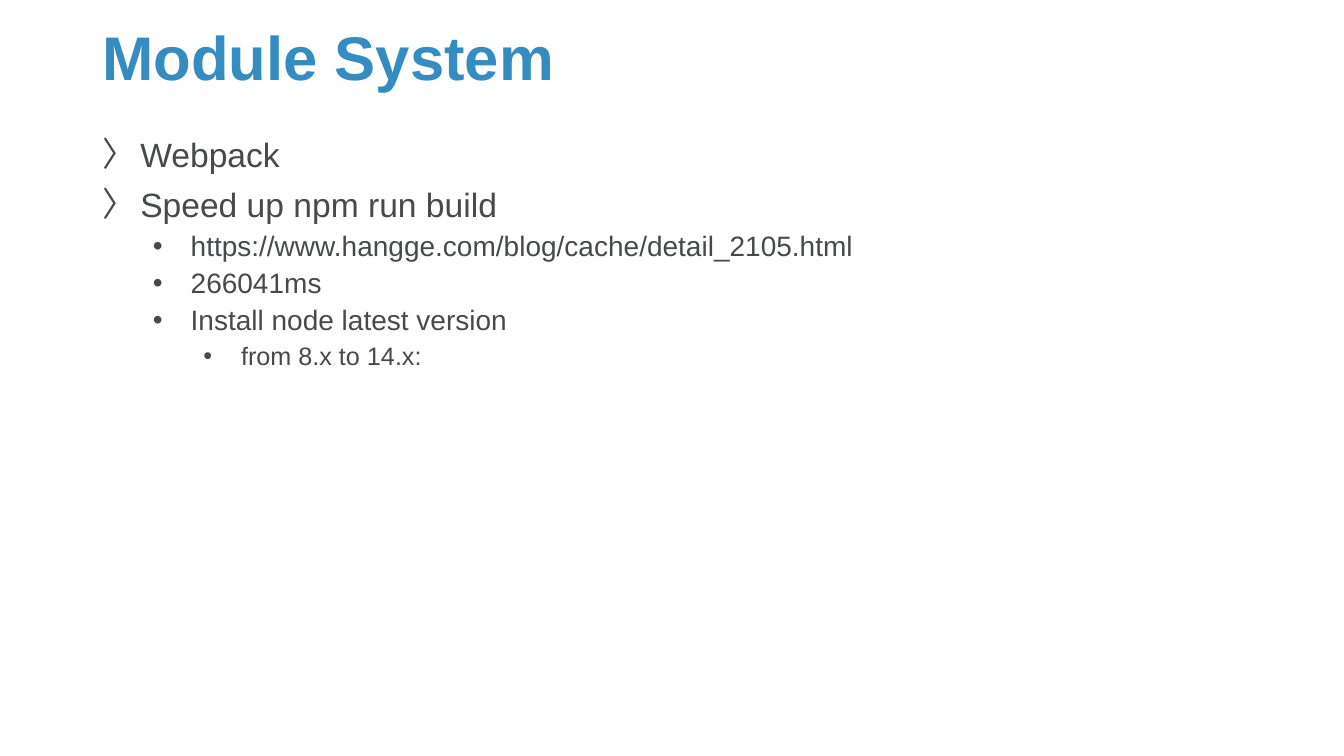
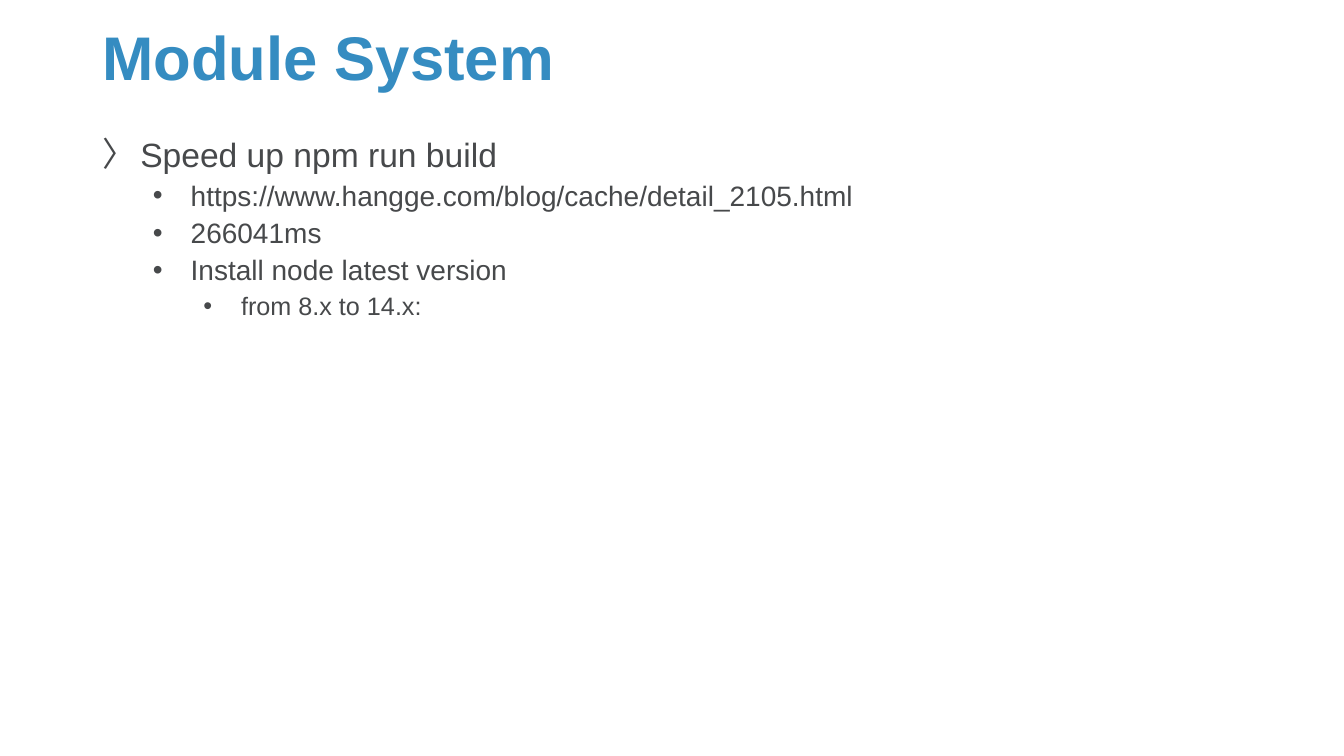
Before and after one commit to Sparks-Lu/TechNotes, a slide deck: slide 23 of Web/Vue-Notes.pptx (slide 22 before the commit). Drawn at 1344x756 pixels with LibreOffice and Linux fonts; fonts in the diff are those of the drawing; background and template pictures are left out. Boxes give left, top, right and bottom in pixels: in the first picture for what was removed or moved away, otherwise in the second. Text is boxed around its words. In the diff, an @@ line names an element or a change of style, - is before the commit and + after.

```diff
--- a/Web/Vue-Notes.pptx
+++ b/Web/Vue-Notes.pptx
@@ text at bbox=[140, 142, 279, 174]: paragraph removed @@
-〉 Webpack
```
Also in this commit, not shown: 6 other slides changed, 17 slides added, 28 other files.
